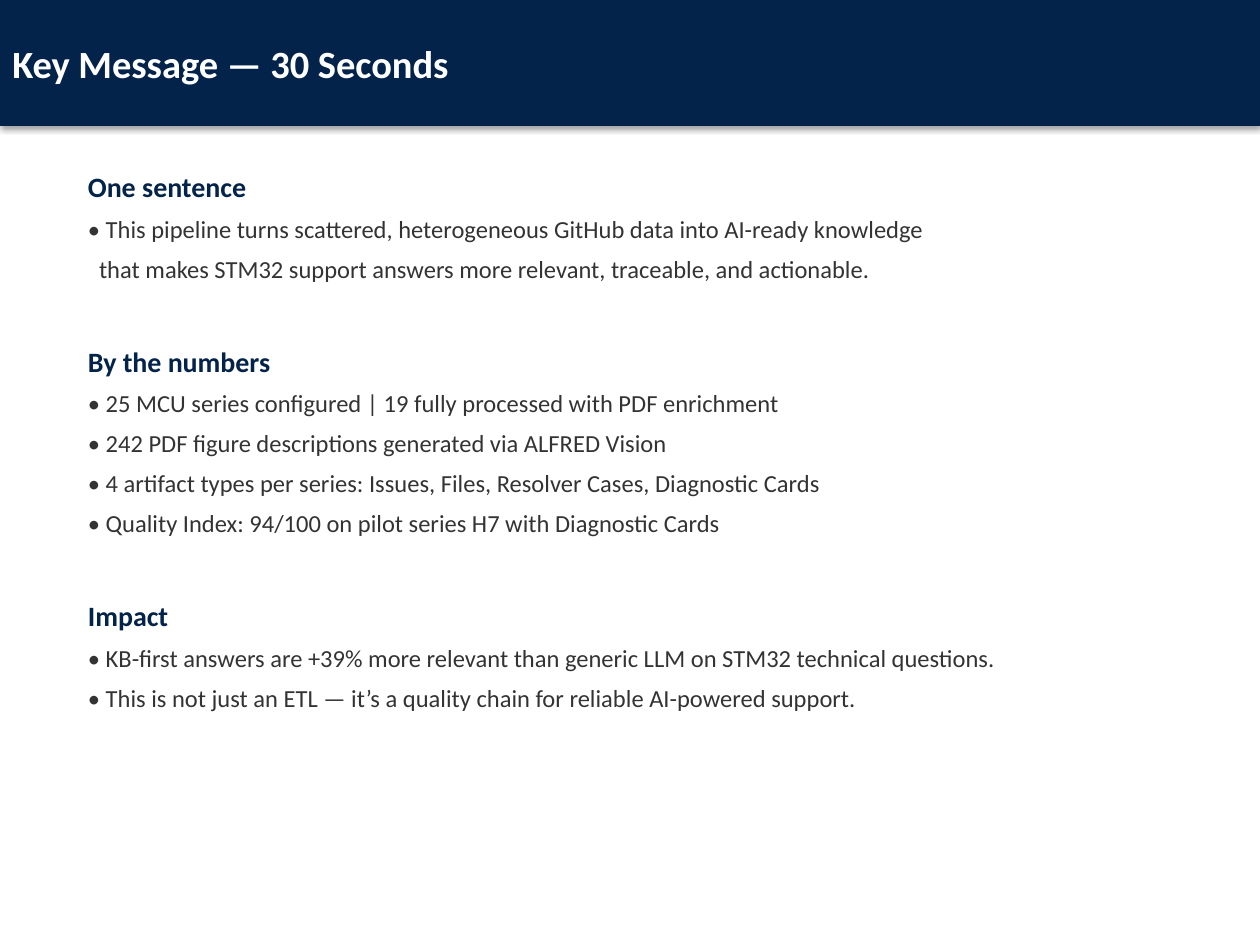
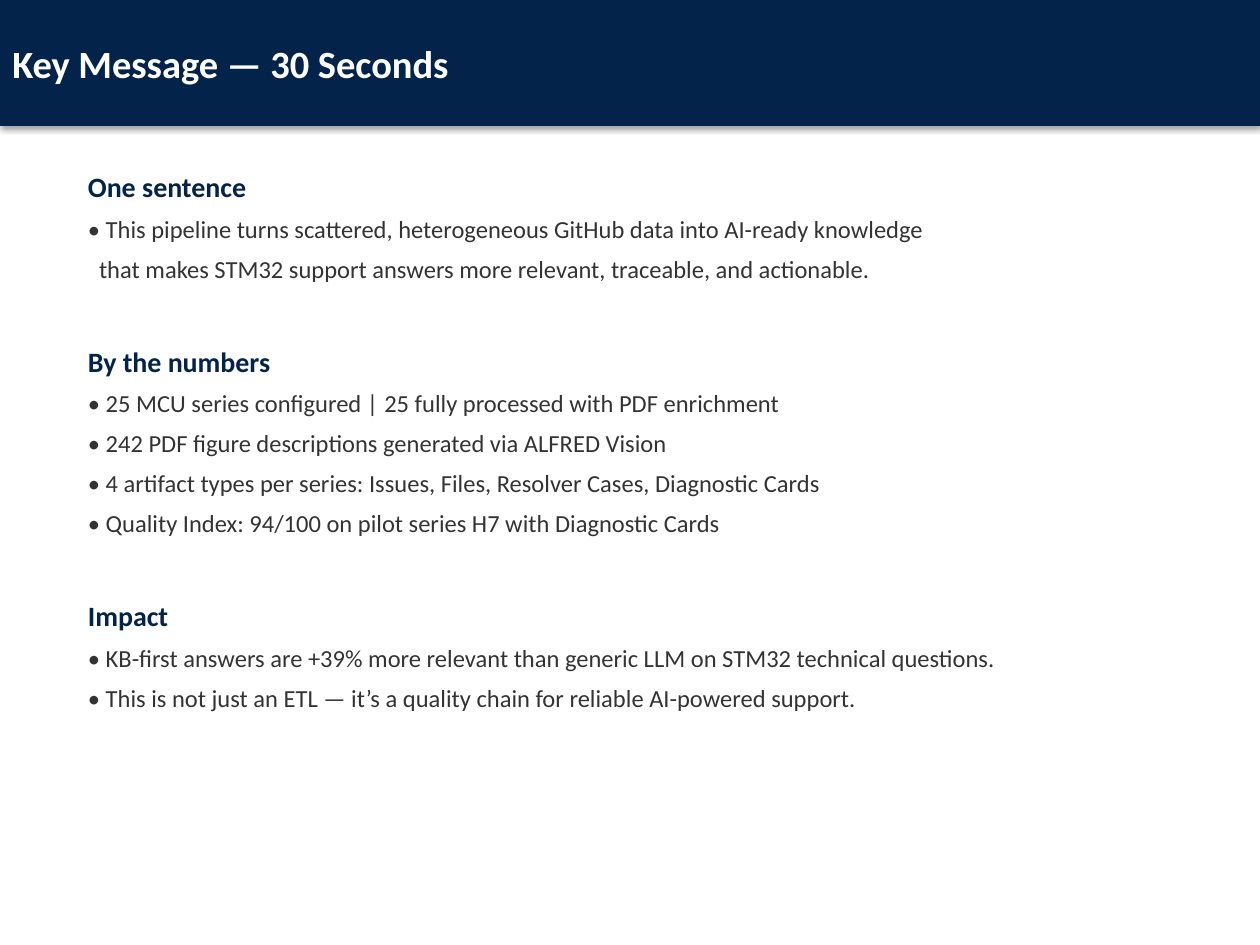
Before and after one commit to ALABSTM/stm32cube-gh-kb-pipeline, a slide deck: slide 5 of docs/Atelier_Pratique_Pipeline_STM32Cube.pptx. Drawn at 1260x945 pixels with LibreOffice and Linux fonts; fonts in the diff are those of the drawing. Boxes give left, top, right and bottom in pixels: in the first picture for what was removed or moved away, otherwise in the second. Text is boxed around its words. In the diff, an @@ line names an element or a change of style, - is before the commit and + after.

```diff
--- a/docs/Atelier_Pratique_Pipeline_STM32Cube.pptx
+++ b/docs/Atelier_Pratique_Pipeline_STM32Cube.pptx
@@ text at [106,395,779,416]: text changed @@
-• 25 MCU series configured | 19 fully processed with PDF enrichment
+• 25 MCU series configured | 25 fully processed with PDF enrichment
```
Also in this commit, not shown: 2 other slides changed, 49 other files.
